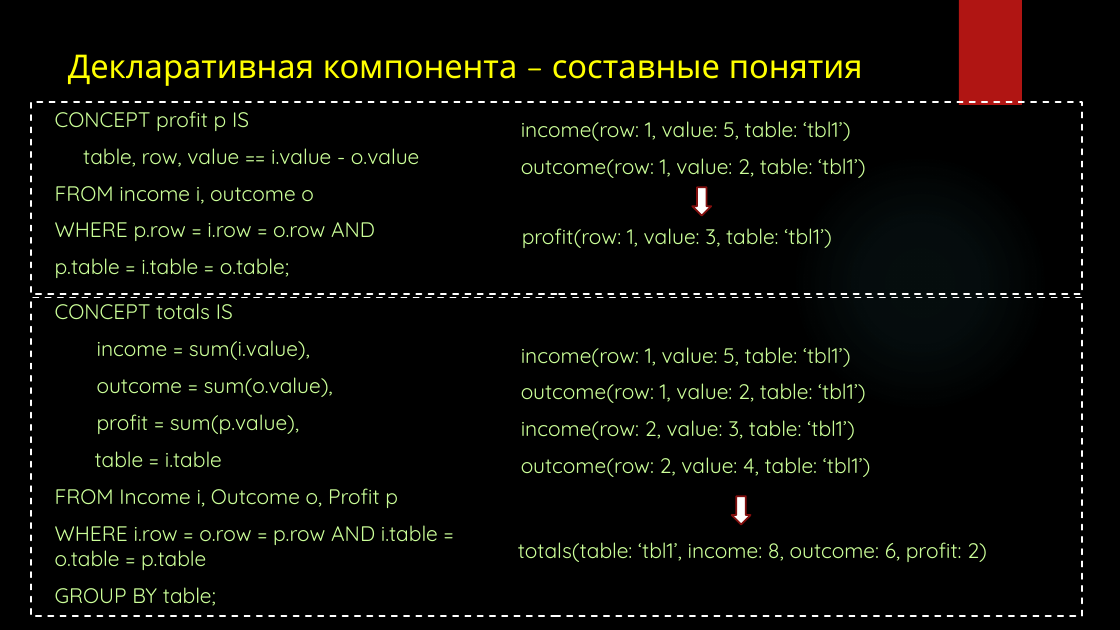
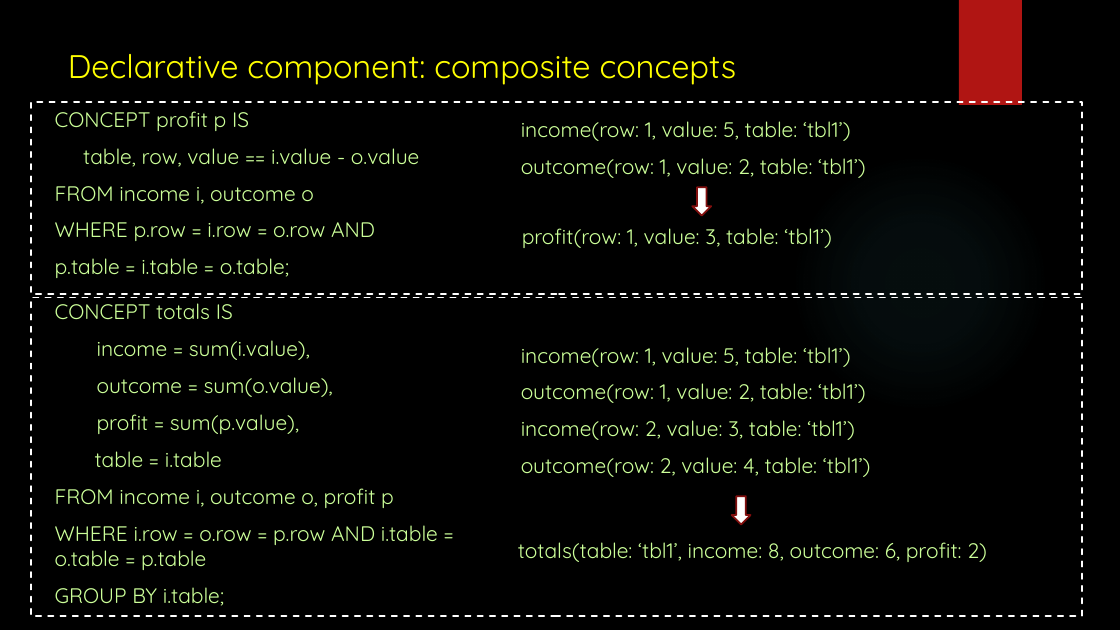
Before and after one commit to Voropay/ConceptualProgramming, a slide deck: slide 11 of presentation.pptx. Drawn at 1120x630 pixels with LibreOffice and Linux fonts; fonts in the diff are those of the drawing; background and template pictures are left out. Boxes give left, top, right and bottom in pixels: in the first picture for what was removed or moved away, otherwise in the second. Text is boxed around its words. In the diff, an @@ line names an element or a change of style, - is before the commit and + after.

```diff
--- a/presentation.pptx
+++ b/presentation.pptx
@@ title at [68,54,737,85]: text changed @@
-Декларативная компонента – составные понятия
+Declarative component: composite concepts
@@ text at [55,488,394,508]: text changed @@
-FROM Income i, Outcome o, Profit p
+FROM income i, outcome o, profit p
@@ text at [55,587,224,606]: text changed @@
-GROUP BY table;
+GROUP BY i.table;
```
Also in this commit, not shown: 18 other slides changed, 11 slides added, 8 slides removed, 1 other file.
